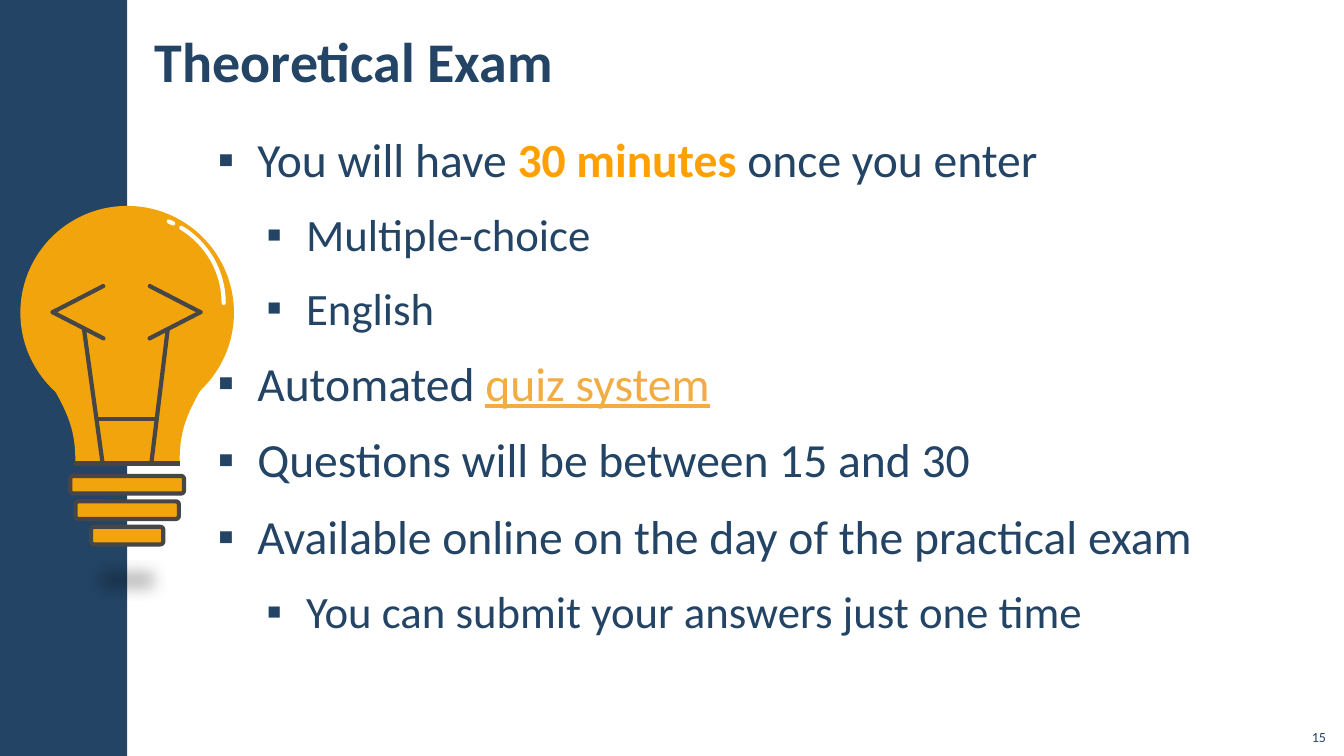
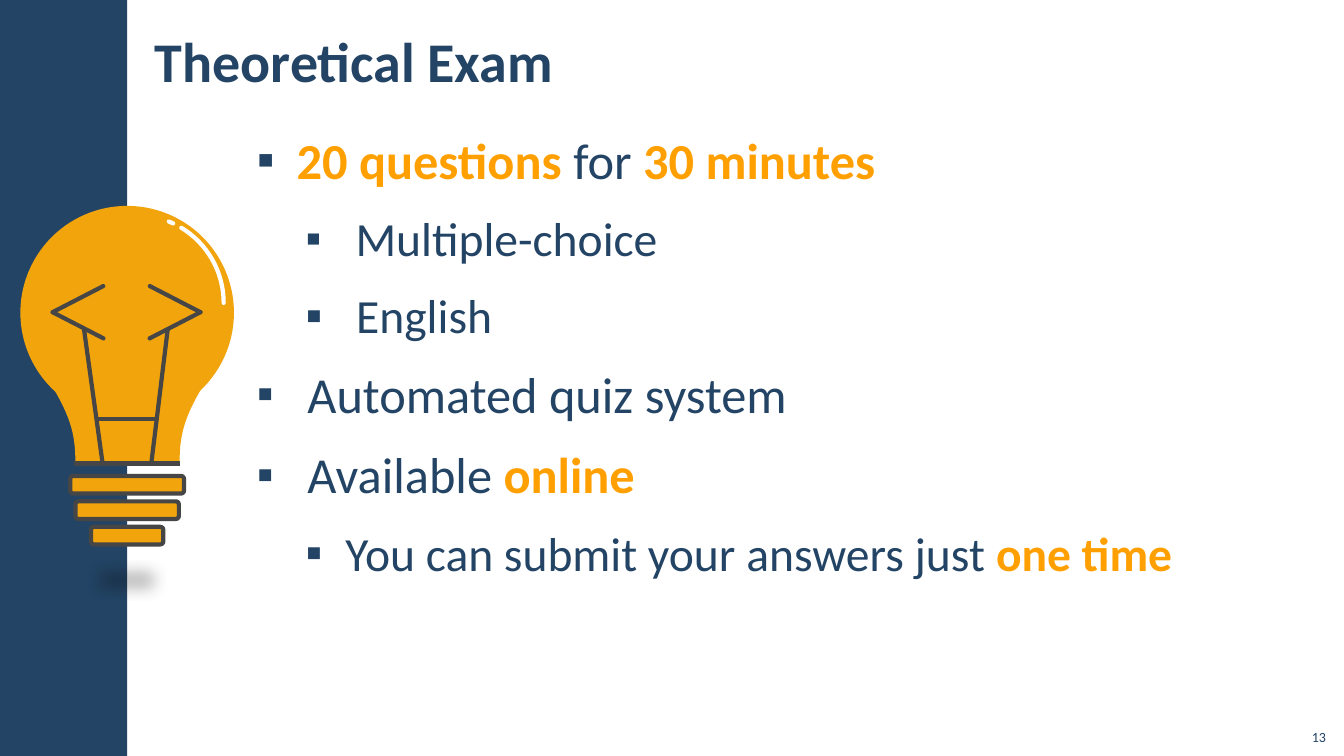
Before and after one commit to ErayErol/Software-University-Courses, a slide deck: slide 13 of 2021.09 - [ JS Back End ]/00 - [ Course Introduction ]/Presentation.pptx (slide 15 before the commit). Drawn at 1344x756 pixels with LibreOffice and Linux fonts; fonts in the diff are those of the drawing; background and template pictures are left out. Boxes give left, top, right and bottom in pixels: in the first picture for what was removed or moved away, otherwise in the second. Text is boxed around its words. In the diff, an @@ line names an element or a change of style, - is before the commit and + after.

```diff
--- a/2021.09 - [ JS Back End ]/00 - [ Course Introduction ]/Presentation.pptx
+++ b/2021.09 - [ JS Back End ]/00 - [ Course Introduction ]/Presentation.pptx
@@ text "20 questions for 30 minutes": place and size @@
-text "20 questions for 30 minutes" at (257,143,1191,636)
+text "20 questions for 30 minutes" at (297,143,1172,579)
@@ text at (297,143,876,187): text changed; size 34 to 36 pt; text colour #234465 to #FFA000; bold on @@
-▪ You will have 30 minutes once you enter
+▪ 20 questions for 30 minutes
@@ text at (307,223,1172,579): size 32 to 34 pt in "Multiple-choice", "English", "You can submit your answers just one ..."; size 34 to 36 pt in "Automated quiz system"; text colour #F2AC44 to #234465, underline off in "quiz system"; text colour #234465 to #FFA000, bold on in "one time" @@
@@ text at (307,457,635,494): text changed; size 34 to 36 pt @@
-▪ Questions will be between 15 and 30
-▪ Available online on the day of the practical exam
+▪ Available online
```
Also in this commit, not shown: 9 other slides changed, 7 slides added, 10 slides removed, 15 other files.
